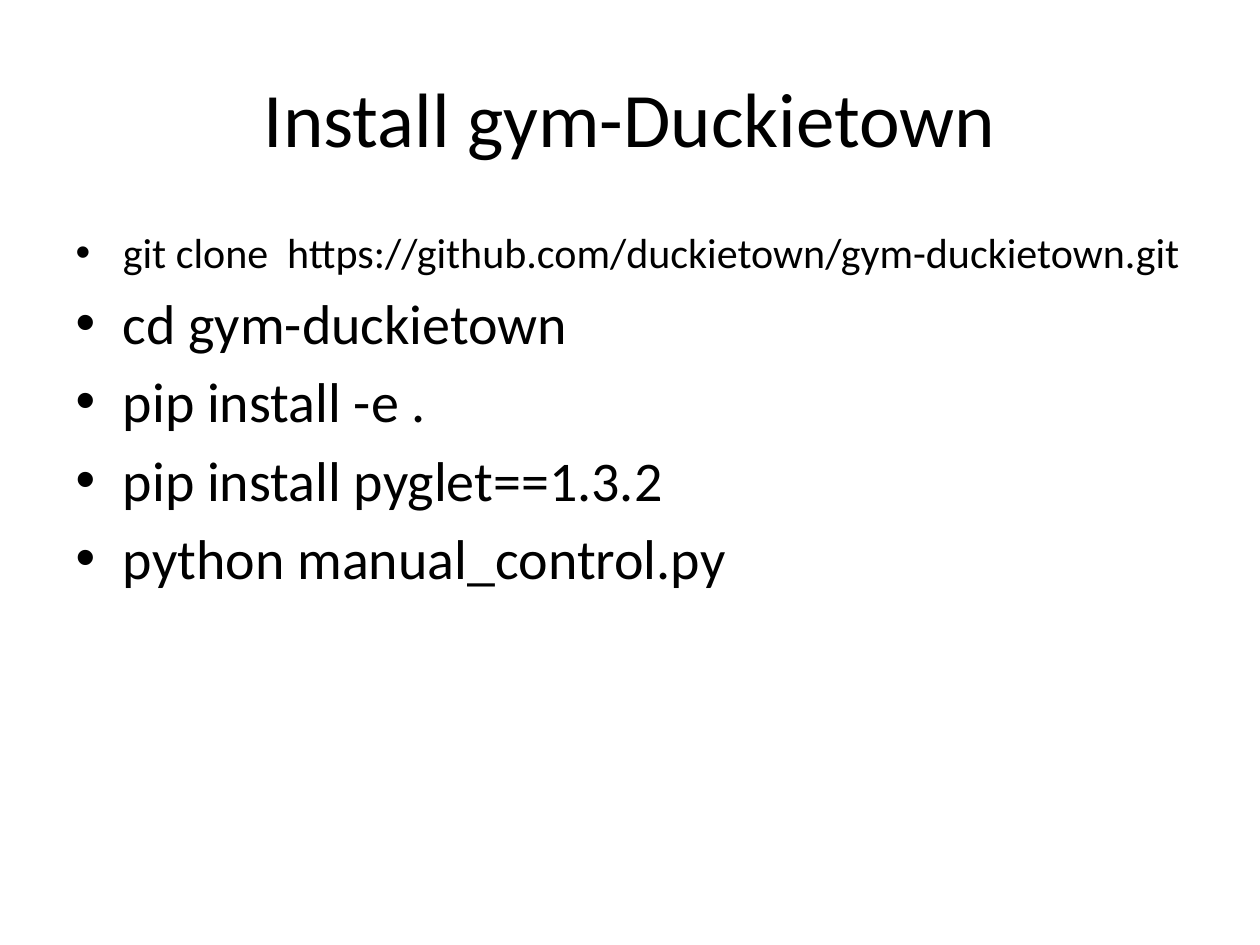
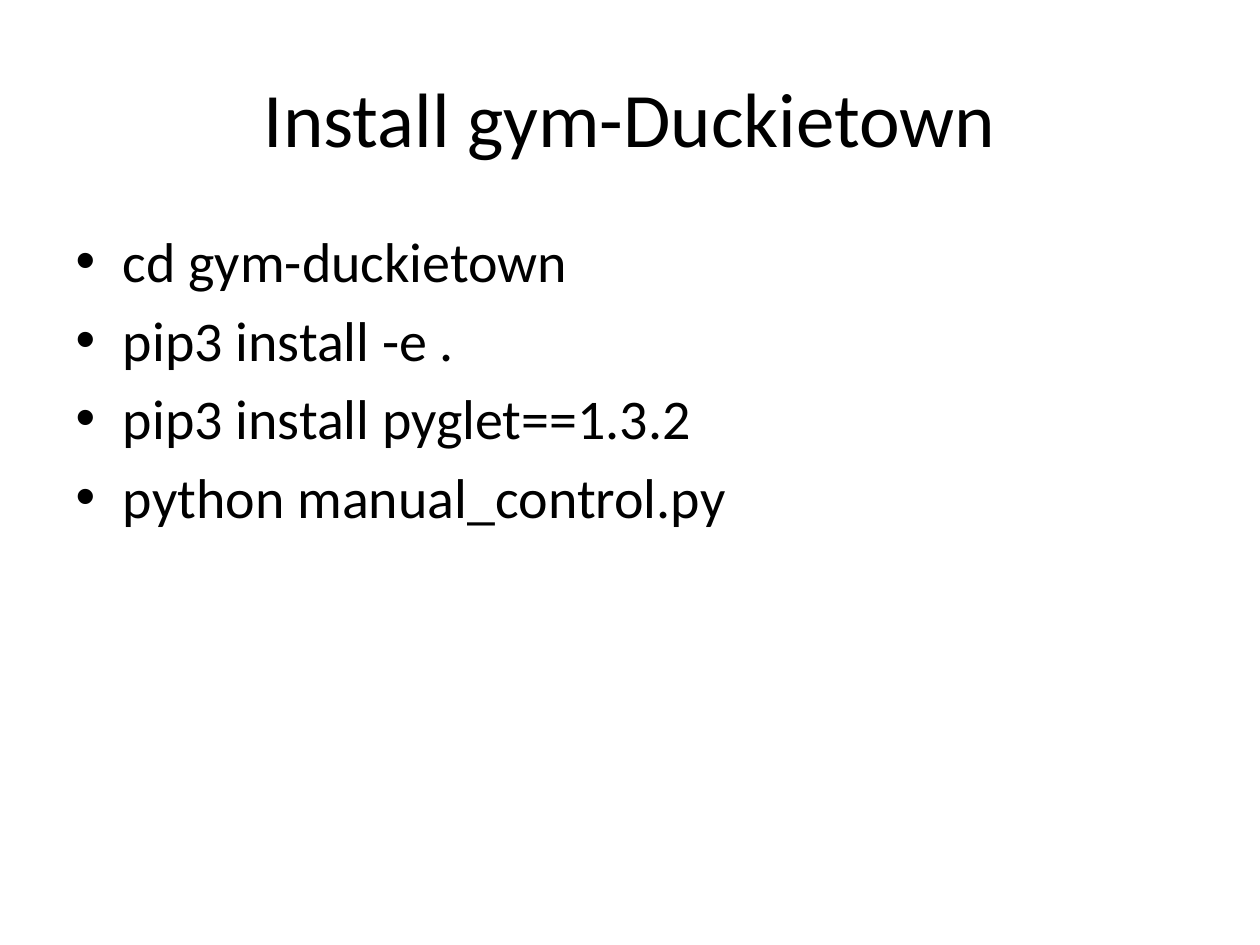
Before and after one commit to skyap/Intro-AI-Robotics, a slide deck: slide 6 of slides/01.Logistics.pptx (slide 4 before the commit). Drawn at 1260x945 pixels with LibreOffice and Linux fonts; fonts in the diff are those of the drawing. Boxes give left, top, right and bottom in pixels: in the first picture for what was removed or moved away, otherwise in the second. Text is boxed around its words. In the diff, an @@ line names an element or a change of style, - is before the commit and + after.

```diff
--- a/slides/01.Logistics.pptx
+++ b/slides/01.Logistics.pptx
@@ text at <box>123,238,1179,276</box>: paragraph removed @@
-• git clone https://github.com/duckietown/gym-duckietown.git
@@ text at <box>123,322,690,449</box>: text changed @@
-• pip install -e .
-• pip install pyglet==1.3.2
+• pip3 install -e .
+• pip3 install pyglet==1.3.2
```
Also in this commit, not shown: 4 other slides changed, 2 slides added, 16 other files.
